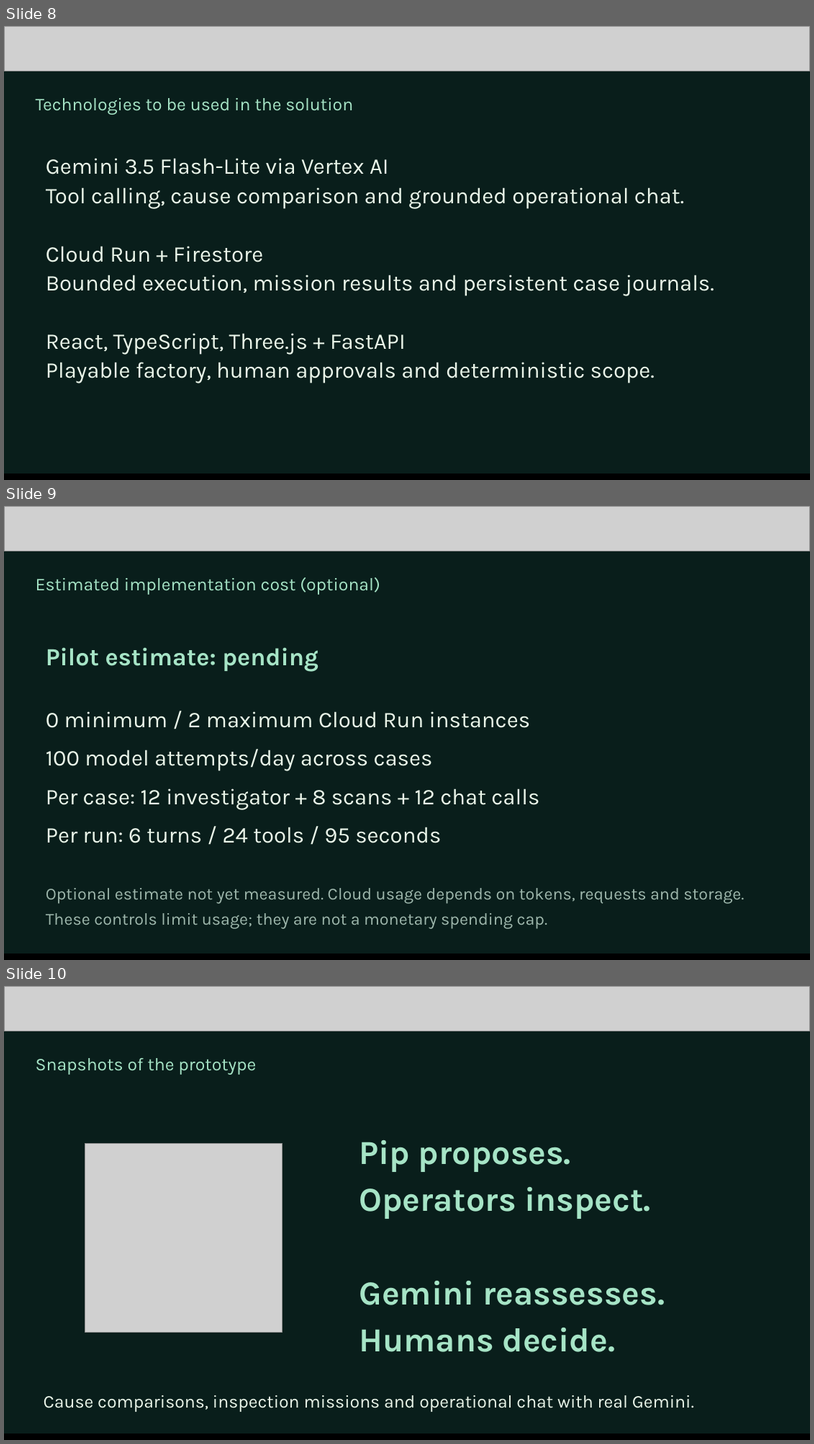
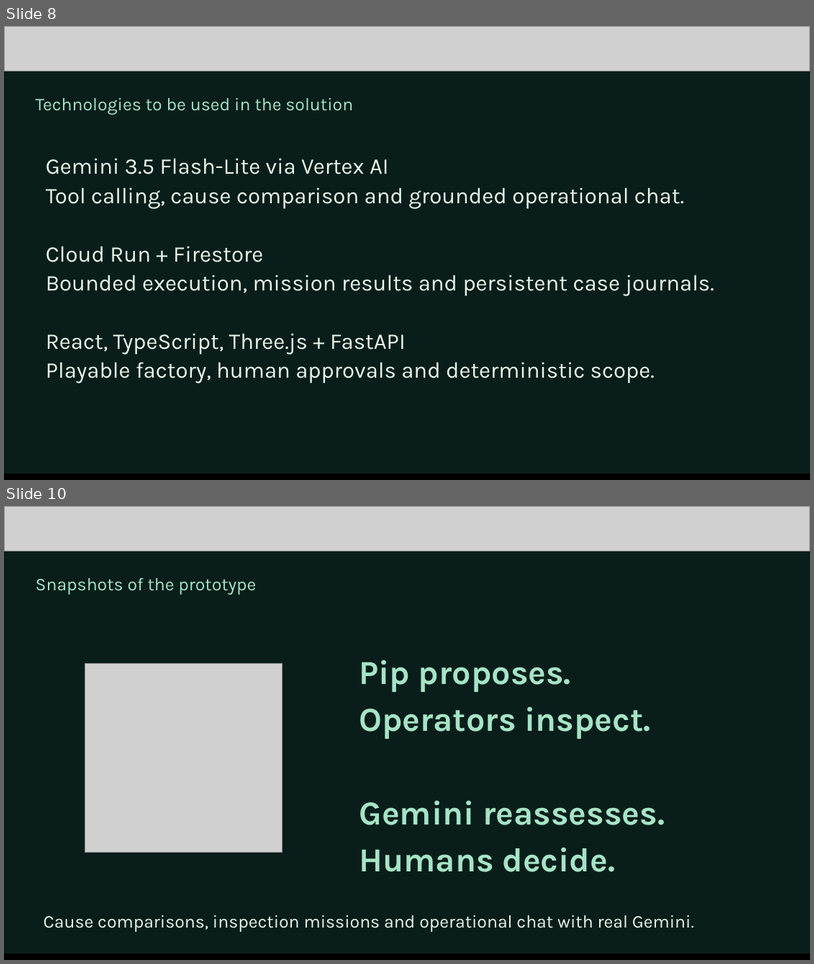
Before and after one commit to mk-tdev/BatchLens, a slide deck: docs/submission/BatchLens-Pitch-Review.pptx. Shown one above the other, each under a label of ours: slides 8, 9 and 10 before the commit, slides 8 and 10 after it; the slides between them are not shown. The pictures are 814x1444 and 814x964 pixels, drawn with LibreOffice and Linux fonts; fonts in the diff are those of the drawing; grey boxes stand for pictures. Boxes give left, top, right and bottom in pixels: in the first picture for what was removed or moved away, otherwise in the second. Text is boxed around its words. In the diff, an @@ line names an element or a change of style, - is before the commit and + after.

Commit message:
Refresh pitch exports with measured AI usage and cloud cost estimates

```diff
--- a/docs/submission/BatchLens-Pitch-Review.pptx
+++ b/docs/submission/BatchLens-Pitch-Review.pptx
@@ slide 9 removed at bbox=[4, 506, 810, 960], background #091E1B @@
@@ picture removed at bbox=[4, 506, 810, 551] @@
@@ text removed at bbox=[36, 577, 381, 595] @@
-Estimated implementation cost (optional)
@@ text removed at bbox=[46, 647, 319, 672] @@
-Pilot estimate: pending
@@ text removed at bbox=[46, 711, 540, 843] @@
-0 minimum / 2 maximum Cloud Run instances
-100 model attempts/day across cases
-Per case: 12 investigator + 8 scans + 12 chat calls
-Per run: 6 turns / 24 tools / 95 seconds
@@ text removed at bbox=[46, 888, 744, 929] @@
-Optional estimate not yet measured. Cloud usage depends on tokens, requests and storage.
-These controls limit usage; they are not a monetary spending cap.
@@ picture removed at bbox=[4, 955, 810, 960] @@
@@ rectangle removed at bbox=[4, 954, 810, 960] @@
```
Also in this commit, not shown: 1 slide added, 3 other files.
